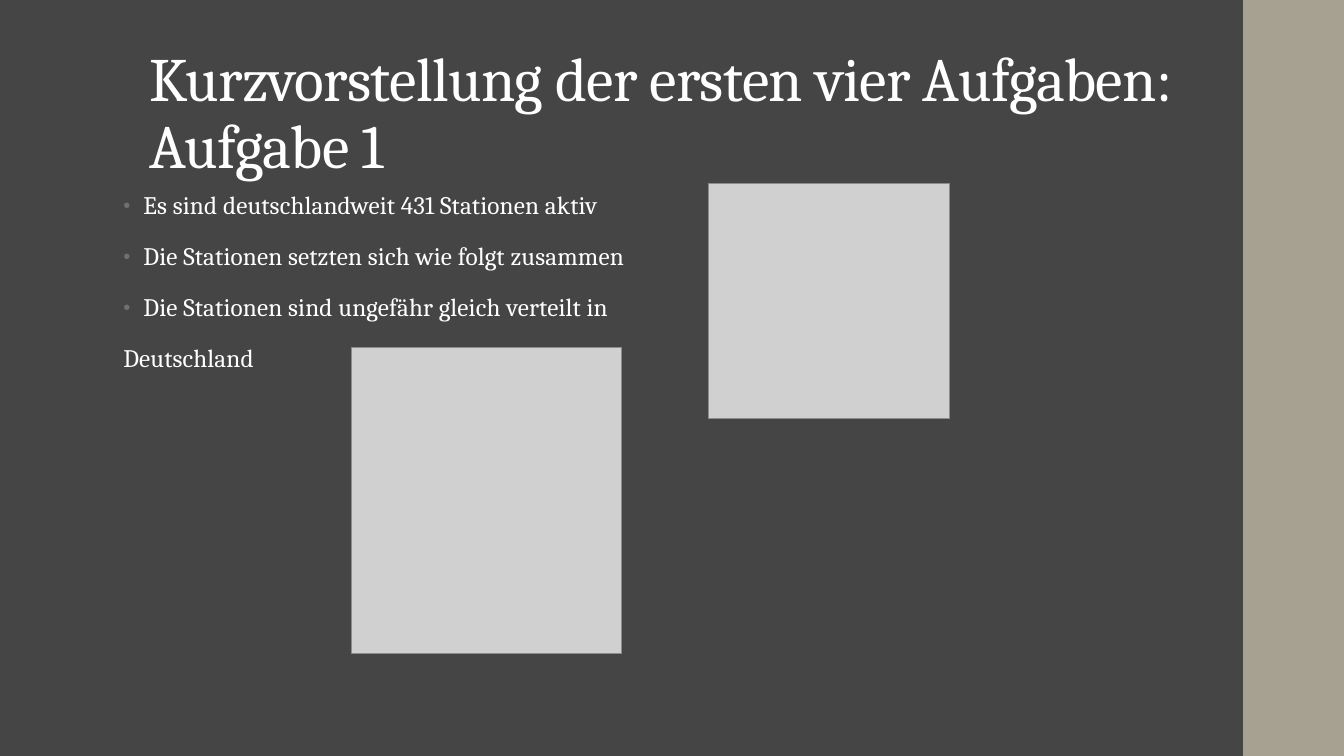
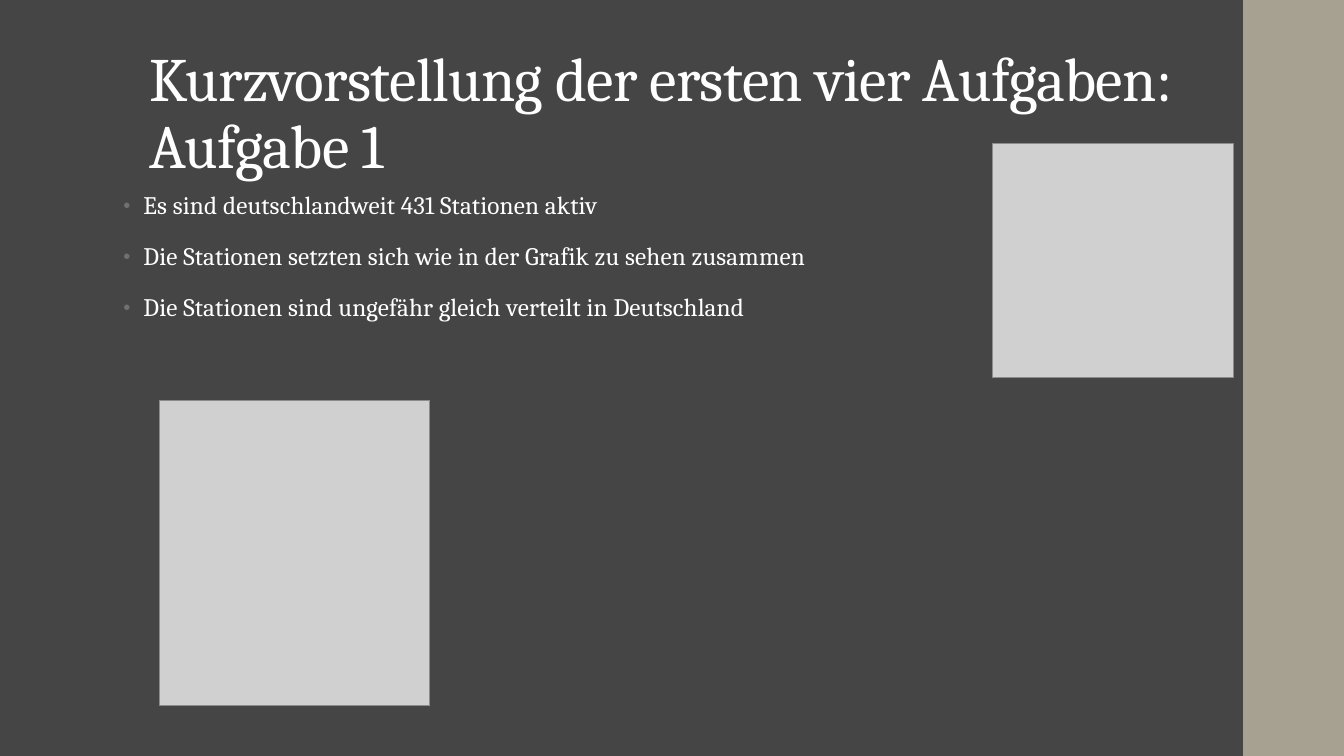
Before and after one commit to JFriedrich29/Studienarbeit-Data-Analytics, a slide deck: slide 3 of Abgabe/Abschlusspräsentation.pptx. Drawn at 1344x756 pixels with LibreOffice and Linux fonts; fonts in the diff are those of the drawing; grey boxes stand for pictures. Boxes give left, top, right and bottom in pixels: in the first picture for what was removed or moved away, otherwise in the second. Text is boxed around its words. In the diff, an @@ line names an element or a change of style, - is before the commit and + after.

```diff
--- a/Abgabe/Abschlusspräsentation.pptx
+++ b/Abgabe/Abschlusspräsentation.pptx
@@ picture moved from (x1=709, y1=185, x2=950, y2=419) to (x1=993, y1=143, x2=1234, y2=378) @@
@@ text at (x1=143, y1=247, x2=805, y2=322): text changed @@
-• Die Stationen setzten sich wie folgt zusammen
-• Die Stationen sind ungefähr gleich verteilt in
-Deutschland
+• Die Stationen setzten sich wie in der Grafik zu sehen zusammen
+• Die Stationen sind ungefähr gleich verteilt in Deutschland
@@ picture moved from (x1=352, y1=348, x2=622, y2=653) to (x1=160, y1=400, x2=431, y2=706) @@
```
Also in this commit, not shown: 9 other slides changed, 8 other files.
